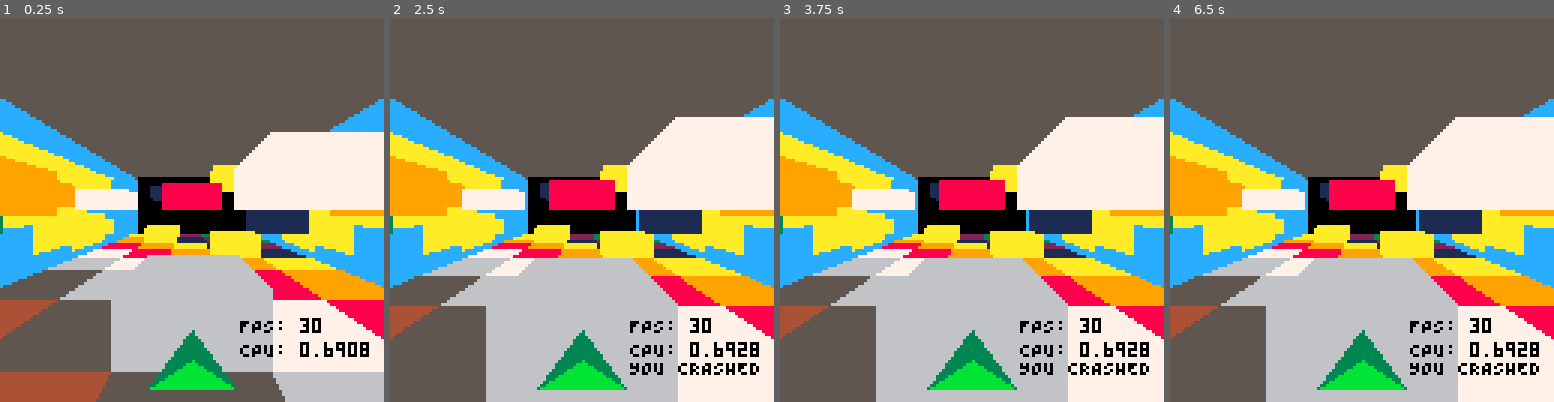
Above: before the commit, frames 1-4 (left to right).
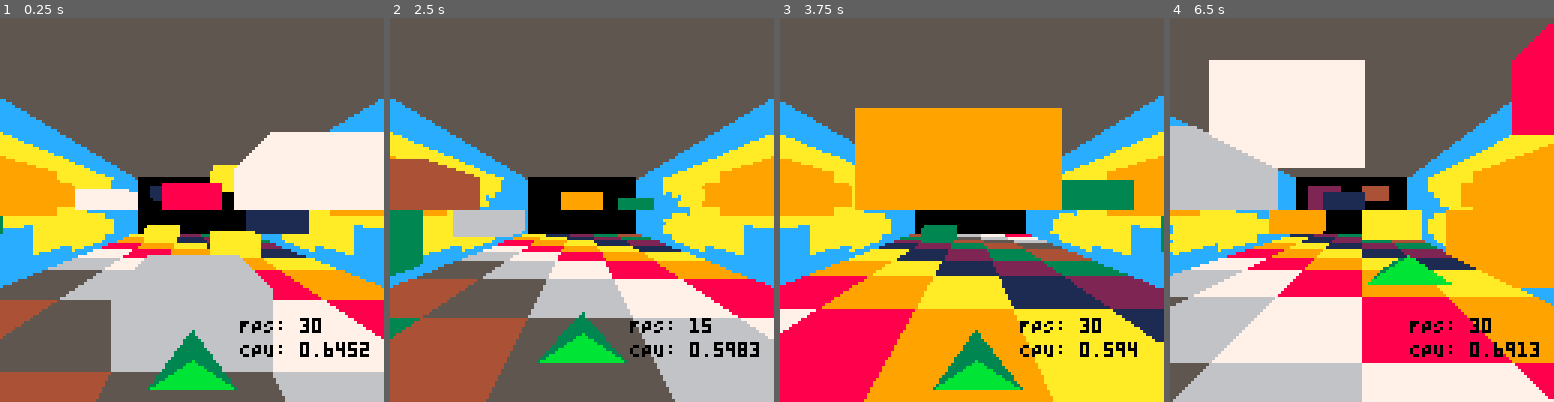
Above: after the commit, the same moments.

Repository: bobgar/pico3d
Game: PICO-8 cartridge 3d.p8
Two runs of this game, one before a commit and one after it. Both use one fixed random seed, a clock stepped at 60 frames per second and the inputs below.
Inputs:
- Up to frame 1 (0.25 s): no input
- Up to frame 2 (2.5 s): tap X (X key) at 0.33, 1.07, 1.85 s; hold Right 1.6-2.1 s; hold Up 2.15-2.42 s; hold Right from 2.47 s (still down)
- Up to frame 3 (3.75 s): tap X (X key) at 2.97 s; release Right at 3.03 s; hold Left 3.08-3.58 s; hold Down from 3.63 s (still down)
- Up to frame 4 (6.5 s): release Down at 3.97 s; hold Right 4.02-4.68 s; tap X (X key) at 4.08, 5.2, 6.32 s; hold Up 4.73-5.03 s; hold Left 5.08-5.68 s; hold Down 5.73-6.03 s; hold Right from 6.08 s (still down)

The runs differ from the first frame. In frame 1, less than 0.1% of the frame differs, in the area x 88-97%, y 84-88%; in frame 2, 49%; in frame 3, 60%; in frame 4, 70%, in the area x 0-100%, y 1-100%.

Commit message:
more stuff.  can jump and crash

Diff:
--- a/3d.lua
+++ b/3d.lua
@@ -14,6 +14,7 @@
     damp=.9
     ontheground = true
     gravity = 1
+    --outline=true
 
     xstep = 256 / (xsize-1)
     ystep = (128 / (ysize-1))
@@ -31,6 +32,8 @@
         {x=0, y=50, z=1},
         {x=0, y=60, z=1.5},
     }
+    _update = gameupdate
+    _draw = gamedraw
 end
 
 function initlevel()
@@ -52,7 +55,7 @@
     end
 end
 
-function _update()
+function gameupdate()
     --if btn(⬆️) then vy+= speed  end
     -- if btn(⬇️) then vy-= speed  end
     if btn(➡️) then px-= speed*20.0  end
@@ -83,7 +86,9 @@
     local ny = (shipy+vy+gravity + ystep * 4) / ystep
     local nz = (shipz + pz + advance) / zstep
     printh("ix: " .. ceil(ix) .. "  ny: " .. ceil(ny) .. "  iz: " .. ceil(iz))-- .. "  cell  " .. level[ceil(ix)][ceil(ny)][ceil(iz)] )
-    if level[ceil(ix)][ceil(ny)][ceil(iz)] != 0 then
+    if ny<=0 then
+        crash()
+    elseif level[ceil(ix)][ceil(ny)][ceil(iz)] != 0 then
         vy = 0
         ontheground = true
     else
@@ -92,14 +97,19 @@
     end
 
     if level[ceil(ix)][ceil(iy)][ceil(nz)] != 0 then
-        --printh("crash")
-        _update = nil
-        _draw = nil
-        print("YOU CRASHED")
-    end
-end
-
-function _draw()
+        crash()
+    end
+end
+
+function crash()
+    --printh("crash")
+    restartcounter=60
+    _update = function() restartcounter-=1 if restartcounter<=0 then _init() end end
+    _draw = nil
+    print("YOU CRASHED")
+end
+
+function gamedraw()
     --rectfill(0,0,127,63,12)
     --rectfill(0,64,127,127,11)
     drawbox()
@@ -194,6 +204,13 @@
     --front
     if iz<=1 or level[x][y][iz-1] == 0 then
         qfill_ccw( px1, py1, px1, py2, px2, py2,px2, py1)
+        if(outline) then
+            color(0)
+            line(px1, py1, px1, py2)
+            line(px1, py2, px2, py2)
+            line(px2, py2,px2, py1)
+            line(px2, py1, px1, py1)
+        end
         --qtex_map(px1, py1, px2, py1, px2, py2,px1, py2, 0, 0, 4, 4, 4, 2)
     end
 end
@@ -227,12 +244,12 @@
     --qfill_ccw( px3, py3, px3, py4, px4, py4,px4, py3)
 
     --right
-    if x>=xsize or level[x+1][y][iz] == 0 then
+    if x<xsize and level[x+1][y][iz] == 0 then
         qfill_ccw(px2, py1, px4, py3, px4, py4, px2, py2)
     end
 
     --left
-    if x<=1 or level[x-1][y][iz] == 0 then
+    if x>1 and level[x-1][y][iz] == 0 then
         qfill_ccw(px1, py1, px3, py3, px3, py4, px1, py2)
     end
 
@@ -242,7 +259,7 @@
     end
 
     --top
-    if y<=1 or level[x][y-1][iz] == 0 then
+    if y>1 and level[x][y-1][iz] == 0 then
         qfill_ccw(px2, py1, px4, py3, px3, py3, px1, py1)
         --qtex_map(px2, py1, px4, py3, px3, py3, px1, py1, 0, 0, 4, 4, 1, 1)
     end
